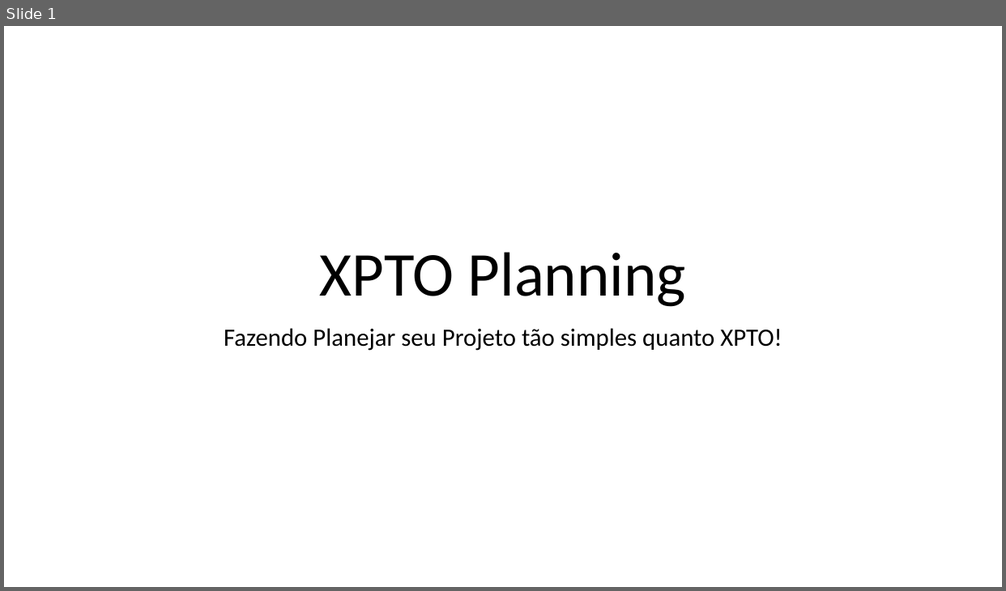
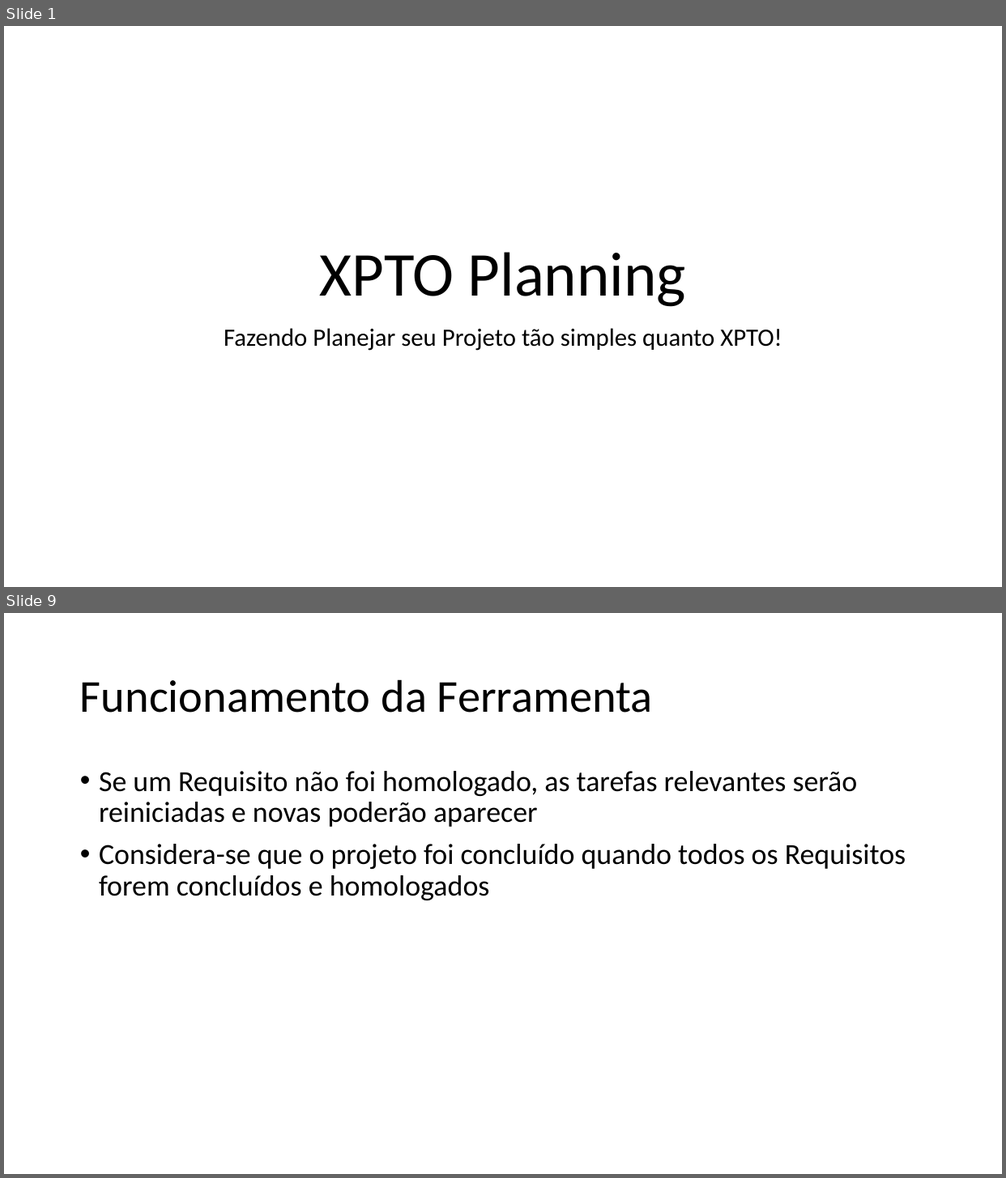
Before and after one commit to g0dkar/talpi, a slide deck: XPTO Planning.pptx. Shown one above the other, each under a label of ours: slide 1 before the commit, slides 1 and 9 after it; the slides between them are not shown. The pictures are 1006x591 and 1006x1178 pixels, drawn with LibreOffice and Linux fonts; fonts in the diff are those of the drawing. Boxes give left, top, right and bottom in pixels: in the first picture for what was removed or moved away, otherwise in the second. Text is boxed around its words. In the diff, an @@ line names an element or a change of style, - is before the commit and + after.

```diff
--- a/XPTO Planning.pptx
+++ b/XPTO Planning.pptx
@@ slide 9 added at bbox=[4, 613, 1002, 1174], background #FFFFFF @@
@@ title added at bbox=[80, 679, 653, 713], 44 pt, text #000000 @@
+Funcionamento da Ferramenta
@@ text added at bbox=[99, 771, 906, 901], 28 pt, text #000000 @@
+• Se um Requisito não foi homologado, as tarefas relevantes serão reiniciadas e novas poderão aparecer
+• Considera-se que o projeto foi concluído quando todos os Requisitos forem concluídos e homologados
```
Also in this commit, not shown: 9 other slides added, 1 slide removed.
